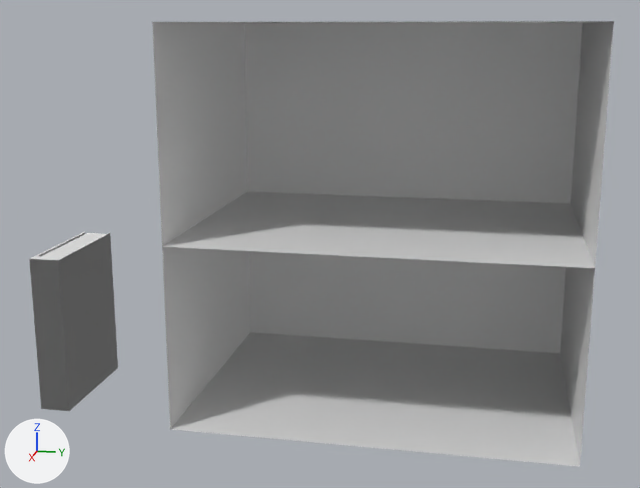
One commit to the Blender file Assignments/scenes/Book.blend: the scene before it, then after it.
One viewpoint serves both versions: a 50 mm lens placed at (4.55, 1.78, 1.99), pointed at (-0.07, 0.86, 0.83). The lights are fixed; the arrows at lower left show +X, +Y and +Z. The first picture is the older version.

Names of what the first picture shows: 'Book', 'Bookshelf'.
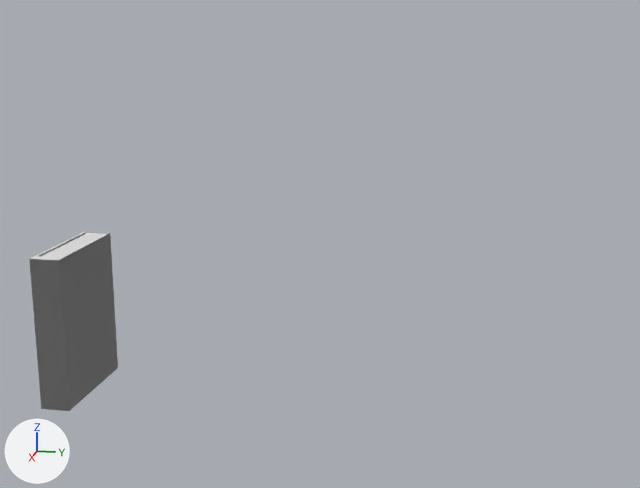
Where the newer file only moved an object's origin or applied its transform, the numbers keep the older frame.

Scene script edits in JSON lines:
```json
{"op": "remove", "block": "ob_bookshelf", "code": ["ob_bookshelf = bpy.data.objects.new('Bookshelf', me_plane)", "ob_bookshelf.location = (-0.109, 1.223, 0.957)", "ob_bookshelf.scale = (0.75, 1.0, 1.0)"]}
```

Pixel boxes [x1, y1, x2, y2] of what changed, in the pictures (640 x 488 px):
```json
{"object": "Bookshelf", "change": "deleted", "before": [152, 21, 614, 467]}
```
